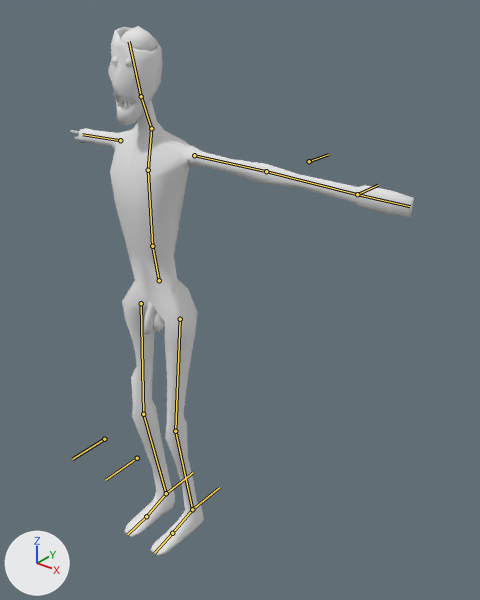
The Blender file Assets/Models/Entities/Zombie.blend, before and after one commit.
The view is the same before and after, from a 50 mm lens placed at (1.78, -1.7, 2.35), pointed at (0.18, 0.31, 1.11). Arrows for +X, +Y and +Z are at lower left; the lights stay in place. The first picture is the older version. The bones that bend it are drawn over the model as lines.

The first picture shows 'BezierCurve.003'.
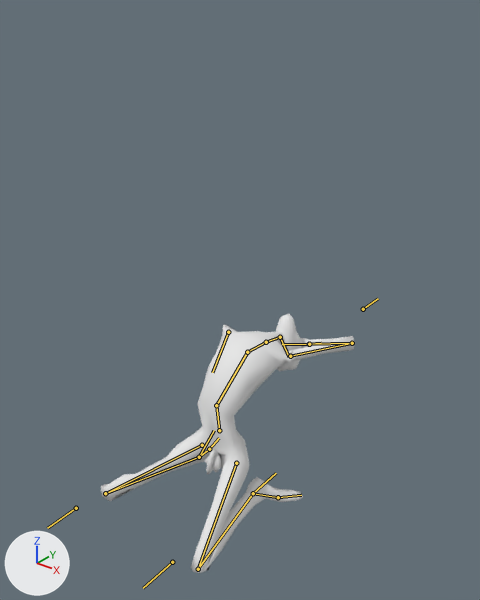
The newer file adds an action. The first version stands in its rest pose; the second is drawn at frame 18 of the action 'Screaming'.

Where the change shows, as pixel boxes (x1, y1, x2, y2) in the pictures (480 x 600 px):
'BezierCurve.003', posed (26% narrower, 51% shorter): before (70, 26, 414, 556); after (101, 314, 355, 573)
bone 'Hip', root to tip: before (159, 280) to (152, 246); after (219, 430) to (216, 405)
bone 'Spine', root to tip: before (152, 246) to (148, 170); after (216, 405) to (247, 352)
bone 'Upper Back', root to tip: before (148, 170) to (151, 128); after (247, 352) to (266, 342)
bone 'Neck', root to tip: before (151, 128) to (141, 96); after (266, 342) to (280, 337)
bone 'Head', root to tip: before (141, 96) to (129, 41); after (280, 337) to (289, 357)
bone 'Hand.L', root to tip: before (357, 194) to (410, 206); after (309, 344) to (282, 344)
bone 'Arm.R', root to tip: before (120, 140) to (82, 134); after (228, 332) to (212, 372)
bone 'Foot.L', root to tip: before (192, 509) to (172, 533); after (253, 493) to (278, 497)
bone 'Toes.L', root to tip: before (172, 533) to (154, 553); after (278, 497) to (301, 495)
bone 'Foot.R', root to tip: before (166, 493) to (146, 516); after (199, 457) to (209, 449)
bone 'Toes.R', root to tip: before (146, 516) to (127, 534); after (209, 449) to (219, 438)
bone 'Arm IK.L', root to tip: before (357, 194) to (378, 185); after (309, 344) to (321, 343)
bone 'Arm Pole.L', root to tip: before (309, 161) to (328, 154); after (363, 309) to (378, 298)
bone 'Leg Pole.L', root to tip: before (137, 458) to (105, 480); after (172, 562) to (143, 588)
bone 'Leg Pole.R', root to tip: before (104, 439) to (72, 459); after (76, 508) to (47, 528)
bone 'Leg IK.L', root to tip: before (192, 509) to (219, 487); after (253, 493) to (276, 473)
bone 'Leg IK.R', root to tip: before (166, 493) to (193, 472); after (199, 457) to (214, 430)

The change in detail:
Bone 'Hip' (bone_hip) moves from (0.0, 0.0, 0.0) to (0.062, -0.918, -0.155).
Bone 'Hip' (bone_hip) turns from (0, 0, 0) to (-2, 0, 0) degrees about its own x, y and z.
Bone 'Spine' (bone_spine) moves from (0.0, 0.0, 0.0) to (0.0, 0.113, 0.04).
Bone 'Spine' (bone_spine) turns from (0, 0, 0) to (-50, 0, 0) degrees about its own x, y and z.
Bone 'Upper Back' (bone_upper_back) turns from (0, 0, 0) to (-31, 0, 0) degrees about its own x, y and z.
Bone 'Neck' (bone_neck) turns from (0, 0, 0) to (-38, 0, 0) degrees about its own x, y and z.
Bone 'Head' (bone_head) turns from (0, 0, 0) to (-42, 0, 0) degrees about its own x, y and z.
Bone 'Hand.L' (bone_hand_l) turns from (0, 0, 0) to (-22, 6, 12) degrees about its own x, y and z.
Bone 'Arm.R' (bone_arm_r) turns from (0, 0, 0) to (25, -39, 65) degrees about its own x, y and z.
Bone 'Foot.L' (bone_foot_l) turns from (0, 0, 0) to (36, 25, -17) degrees about its own x, y and z.
Bone 'Toes.L' (bone_toes_l) turns from (0, 0, 0) to (25, 23, -6) degrees about its own x, y and z.
Bone 'Foot.R' (bone_foot_r) turns from (0, 0, 0) to (43, -14, 8) degrees about its own x, y and z.
Bone 'Toes.R' (bone_toes_r) turns from (0, 0, 0) to (18, -6, 4) degrees about its own x, y and z.
Bone 'Arm IK.L' (bone_arm_ik_l) moves from (0.0, 0.0, 0.0) to (-0.696, 0.894, -1.156).
Bone 'Arm IK.L' (bone_arm_ik_l) turns from (0, 0, 0) to (-21, 0, 0) degrees about its own x, y and z.
Bone 'Arm Pole.L' (bone_arm_pole_l) moves from (0.0, 0.0, 0.0) to (0.128, 0.262, -0.646).
Bone 'Leg Pole.L' (bone_leg_pole_l) moves from (0.0, 0.0, 0.0) to (0.233, 0.041, 0.388).
Bone 'Leg Pole.R' (bone_leg_pole_r) moves from (0.0, 0.0, 0.0) to (-0.274, 0.0, 0.544).
Bone 'Leg IK.L' (bone_leg_ik_l) moves from (0.0, 0.0, 0.0) to (0.141, 0.287, -0.025).
Bone 'Leg IK.R' (bone_leg_ik_r) moves from (0.0, 0.0, 0.0) to (-0.078, 0.328, -0.02).
Bone 'Leg IK.R' (bone_leg_ik_r) turns from (0, 0, 0) to (91, 26, 34) degrees about its own x, y and z.
